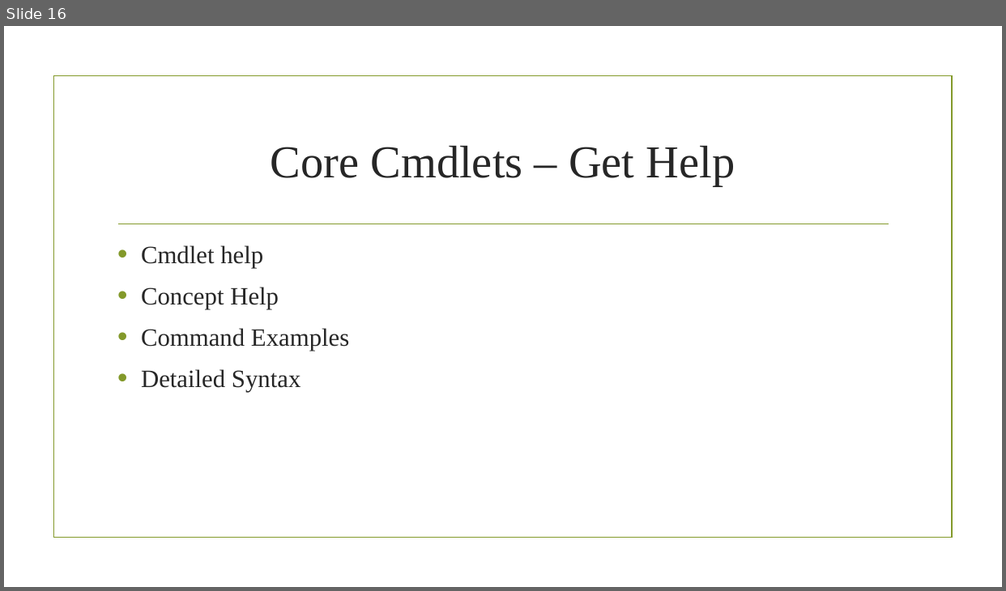
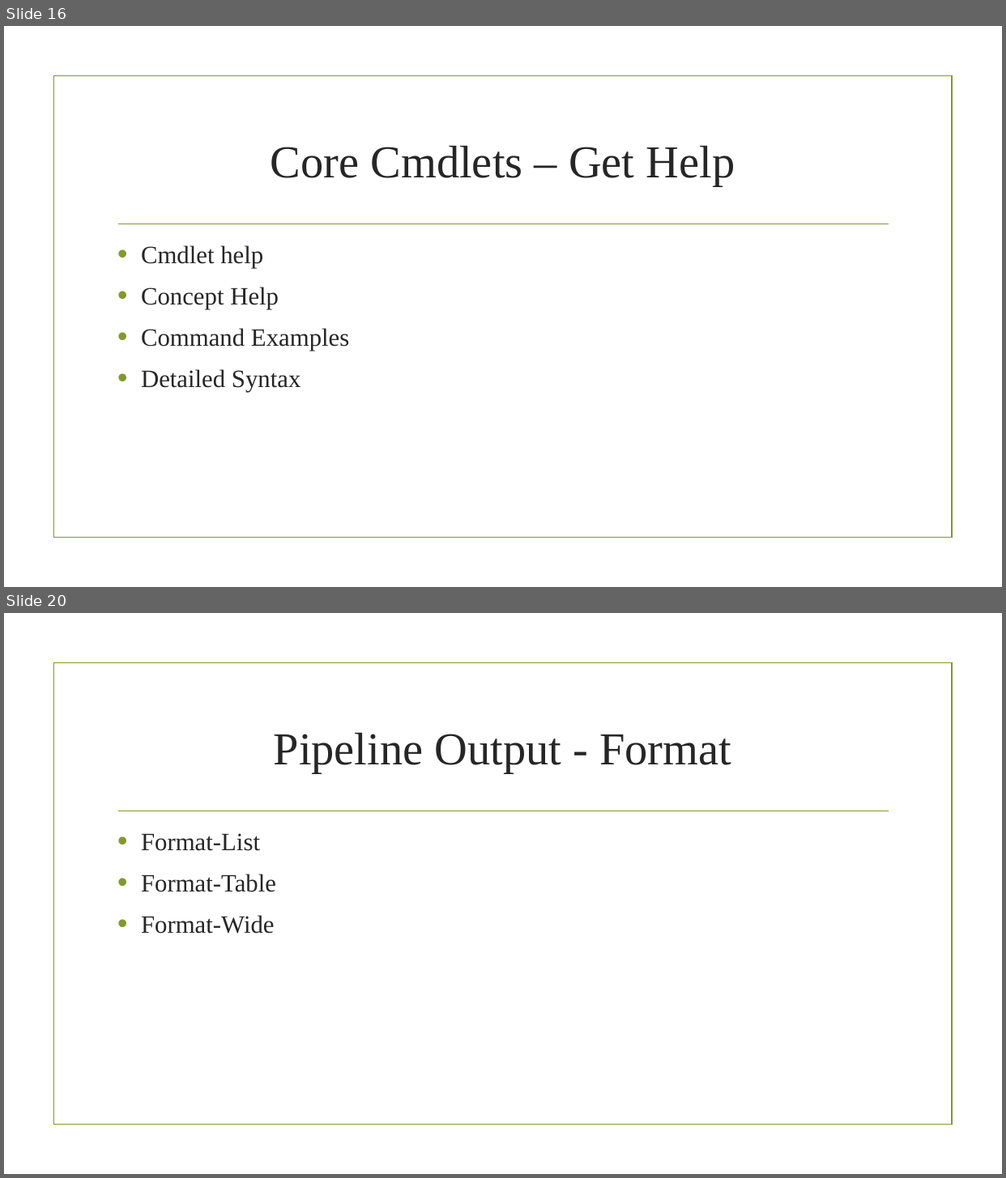
Before and after one commit to Metoraf007/Public_PowerShell, a slide deck: PowerShell for the IT Professional.pptx. Shown one above the other, each under a label of ours: slide 16 before the commit, slides 16 and 20 after it; the slides between them are not shown. The pictures are 1006x591 and 1006x1178 pixels, drawn with LibreOffice and Linux fonts; fonts in the diff are those of the drawing; background and template pictures are left out. Boxes give left, top, right and bottom in pixels: in the first picture for what was removed or moved away, otherwise in the second. Text is boxed around its words. In the diff, an @@ line names an element or a change of style, - is before the commit and + after.

```diff
--- a/PowerShell for the IT Professional.pptx
+++ b/PowerShell for the IT Professional.pptx
@@ slide 20 added at box(4, 613, 1002, 1174), background picture (left out); not listed: 2 template elements that a slide beside it also shows @@
@@ title added at box(274, 733, 731, 773), 44 pt, text #262626 @@
+Pipeline Output - Format
@@ text added at box(141, 833, 276, 934), 24 pt, text #262626 @@
+• Format-List
+• Format-Table
+• Format-Wide
```
Also in this commit, not shown: 7 other slides added.
